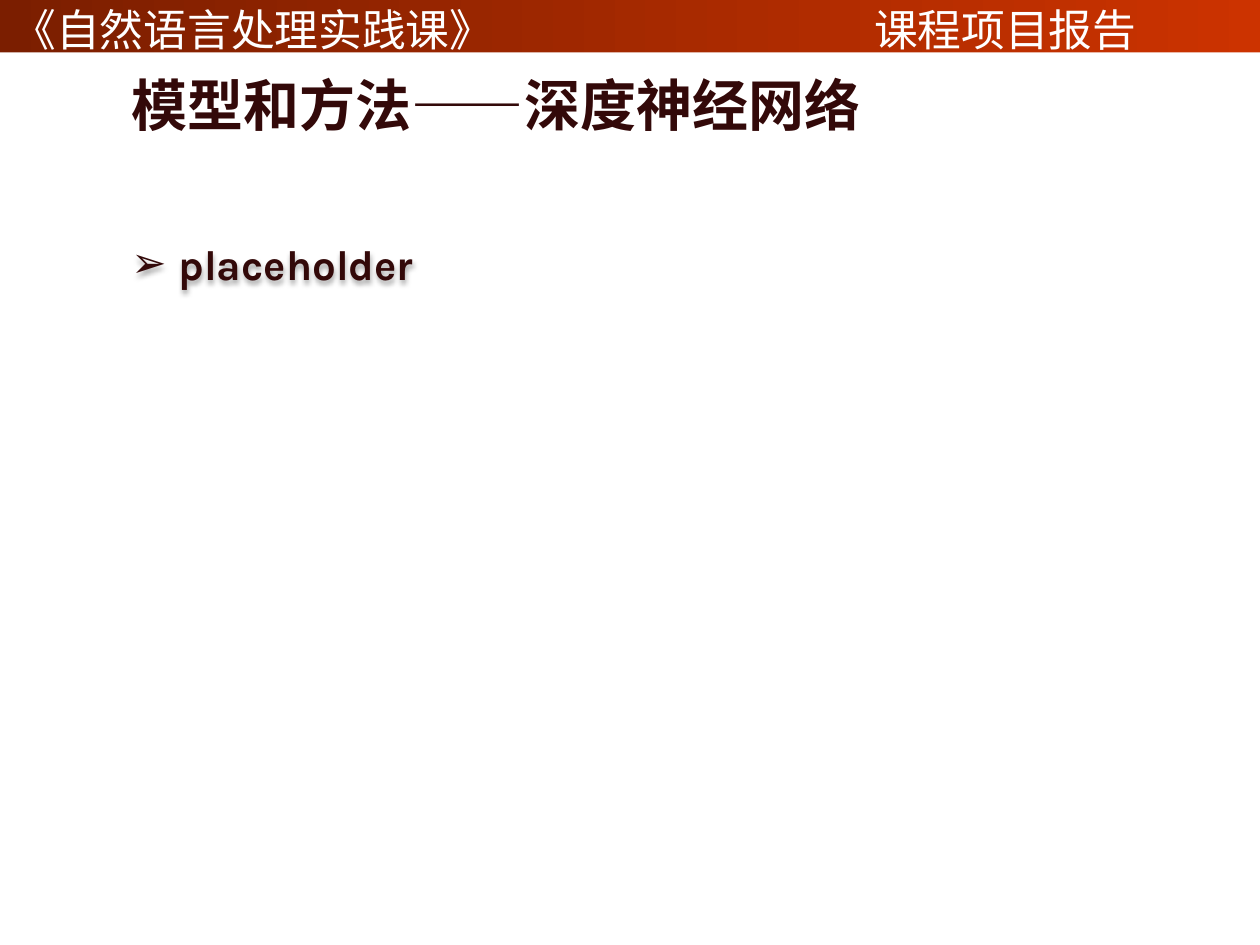
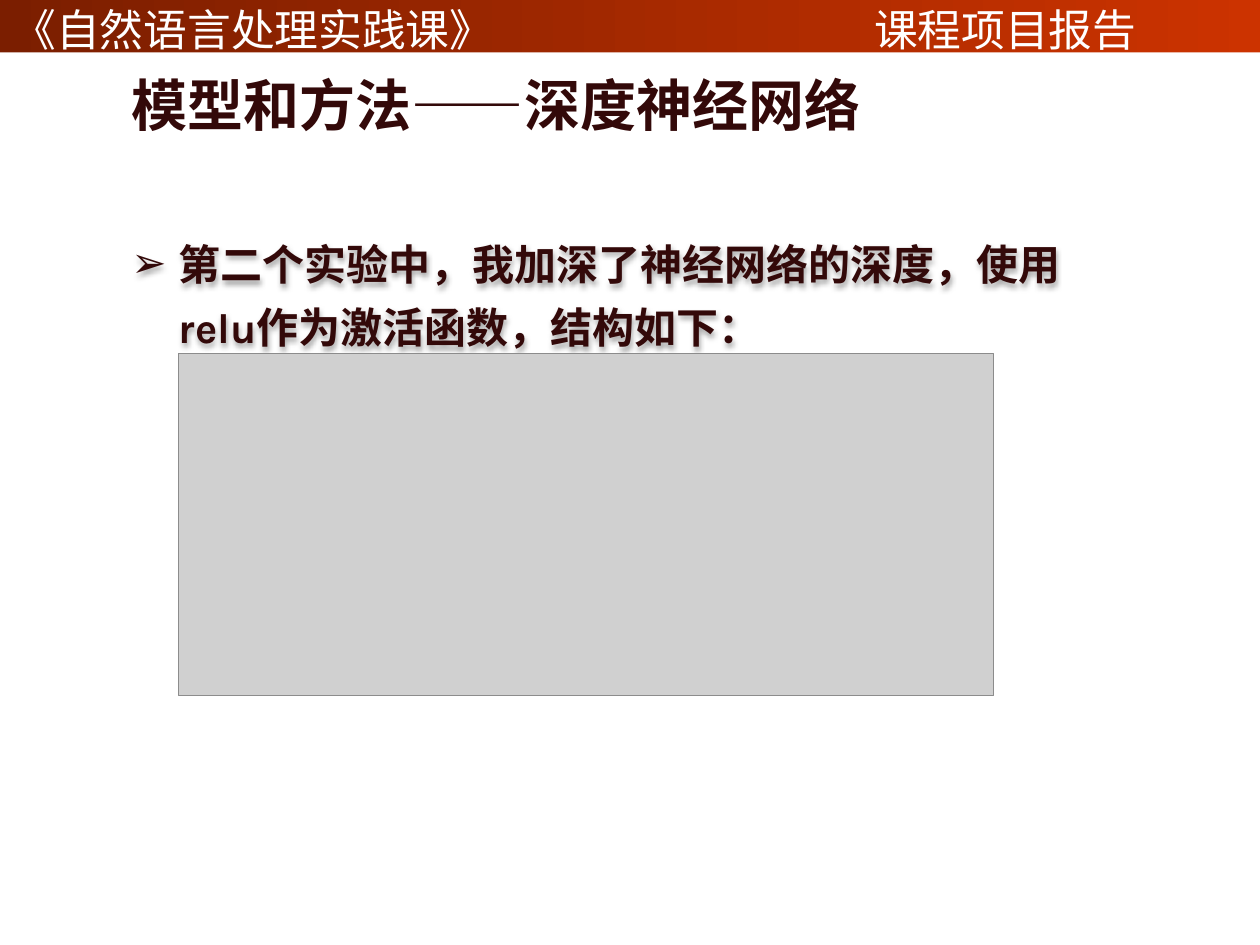
Before and after one commit to yuanyehome/nlp-project-1, a slide deck: slide 5 of report2.pptx. Drawn at 1260x945 pixels with LibreOffice and Linux fonts; fonts in the diff are those of the drawing; grey boxes stand for pictures; background and template pictures are left out. Boxes give left, top, right and bottom in pixels: in the first picture for what was removed or moved away, otherwise in the second. Text is boxed around its words. In the diff, an @@ line names an element or a change of style, - is before the commit and + after.

```diff
--- a/report2.pptx
+++ b/report2.pptx
@@ text at box(179, 244, 1061, 354): text changed @@
-➢ placeholder
+➢ 第二个实验中，我加深了神经网络的深度，使用relu作为激活函数，结构如下：
@@ picture added at box(179, 353, 994, 696) @@
```
Also in this commit, not shown: 5 other slides changed, 6 slides added.
